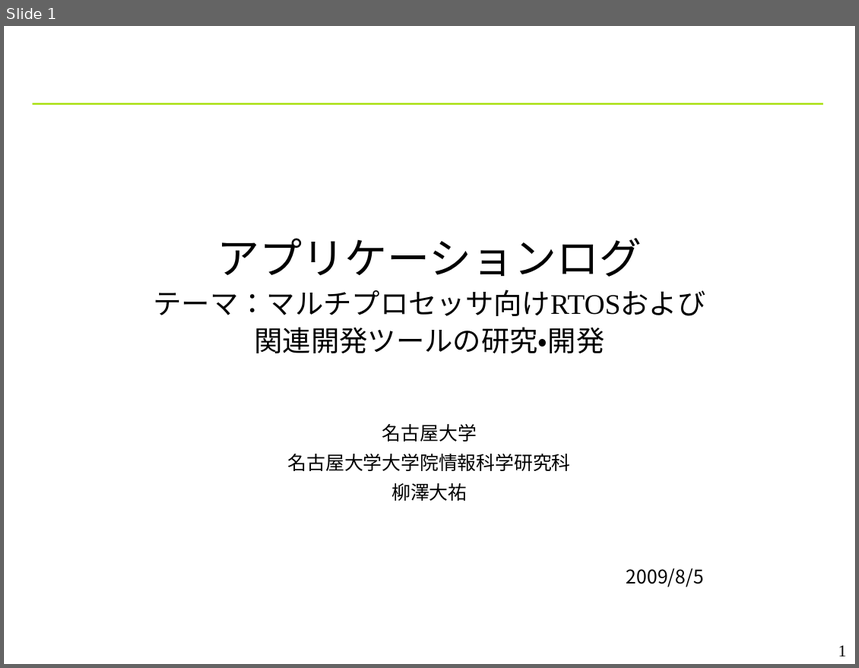
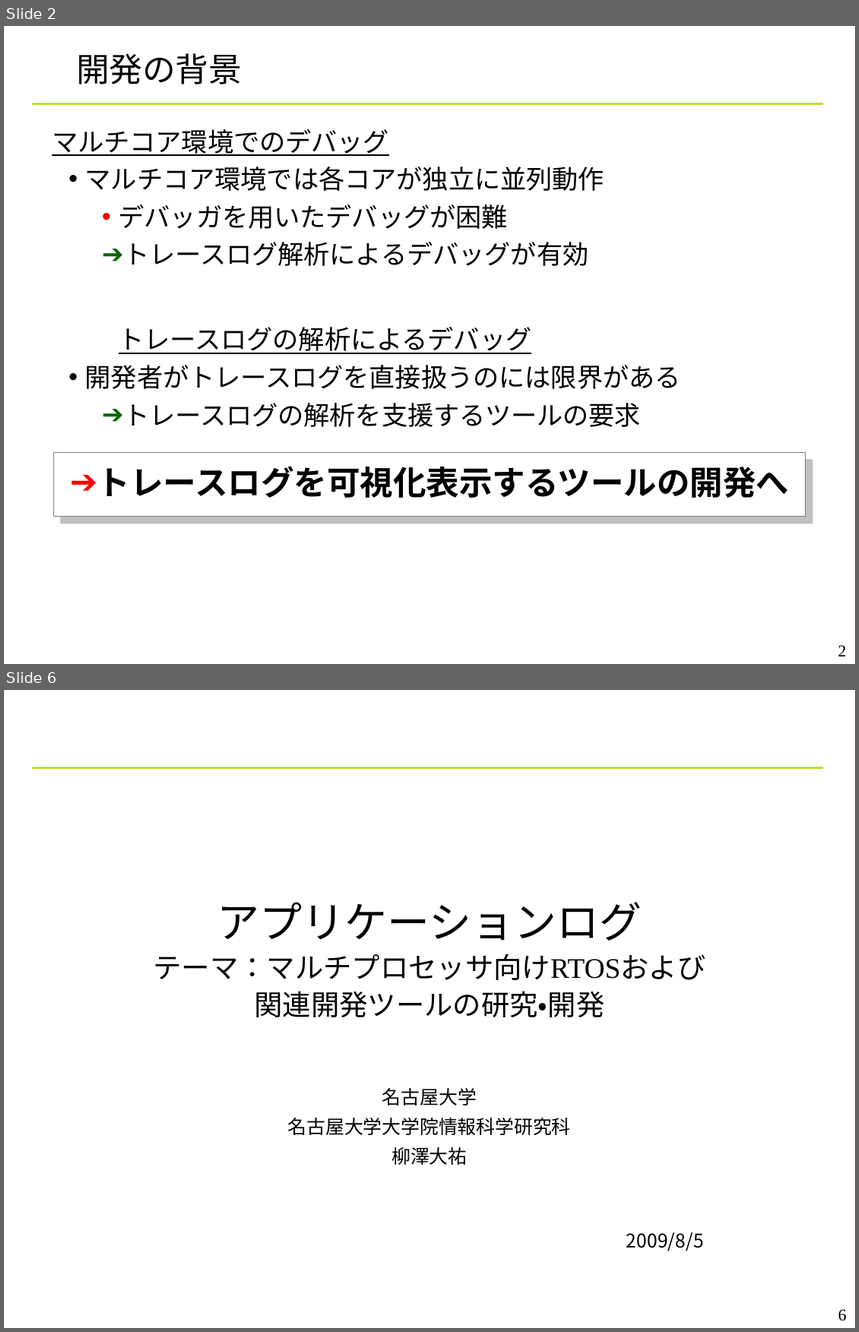
Before and after one commit to YixiaoLi/tlv4mc, a slide deck: doc/phase4/joho_koukankai/ojl-2nd-comm-yanagi.ppt. Shown one above the other, each under a label of ours: slide 1 before the commit, slides 2 and 6 after it; the slides between them are not shown. The pictures are 859x668 and 859x1332 pixels, drawn with LibreOffice and Linux fonts; fonts in the diff are those of the drawing; background and template pictures are left out. Boxes give left, top, right and bottom in pixels: in the first picture for what was removed or moved away, otherwise in the second. Text is boxed around its words. In the diff, an @@ line names an element or a change of style, - is before the commit and + after.

```diff
--- a/doc/phase4/joho_koukankai/ojl-2nd-comm-yanagi.ppt
+++ b/doc/phase4/joho_koukankai/ojl-2nd-comm-yanagi.ppt
@@ slide 2 added at (4, 26, 855, 664), background #FFFFFF; not listed: 1 template element that a slide beside it also shows @@
@@ title added at (76, 53, 242, 85), 28 pt, text #000000 @@
+開発の背景
@@ text added at (52, 129, 681, 427), 22 pt, text #000000 @@
+マルチコア環境でのデバッグ
+  • マルチコア環境では各コアが独立に並列動作
+    • デバッガを用いたデバッグが困難
+    ➔ トレースログ解析によるデバッグが有効
+トレースログの解析によるデバッグ
+  • 開発者がトレースログを直接扱うのには限界がある
+    ➔ トレースログの解析を支援するツールの要求
@@ rectangle added at (53, 452, 805, 516), fill #FFFFFF, outline #808080 0.74 pt, 28 pt, text #000000, bold @@
+➔ トレースログを可視化表示するツールの開発へ
@@ page number added at (838, 645, 847, 657), 14 pt, text #000000 @@
+2
@@ what was slide 1 is now slide 6 @@
@@ page number at (838, 1309, 847, 1322): text changed @@
-1
+6
```
Also in this commit, not shown: 5 other slides added.
